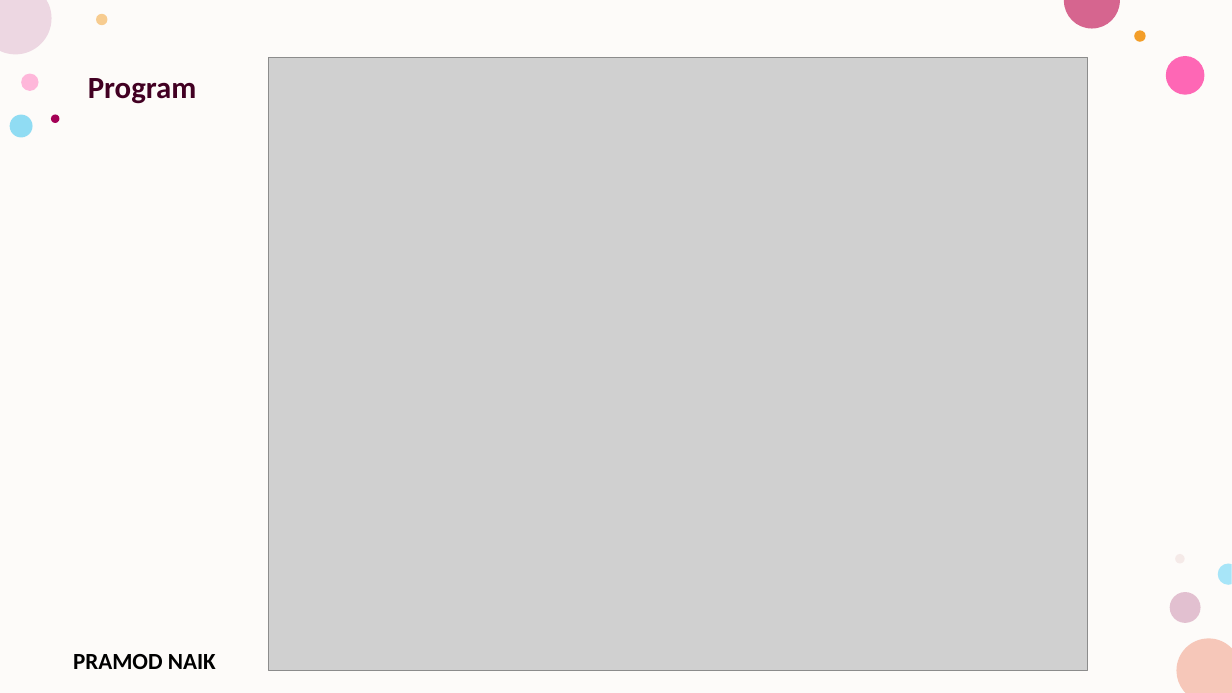
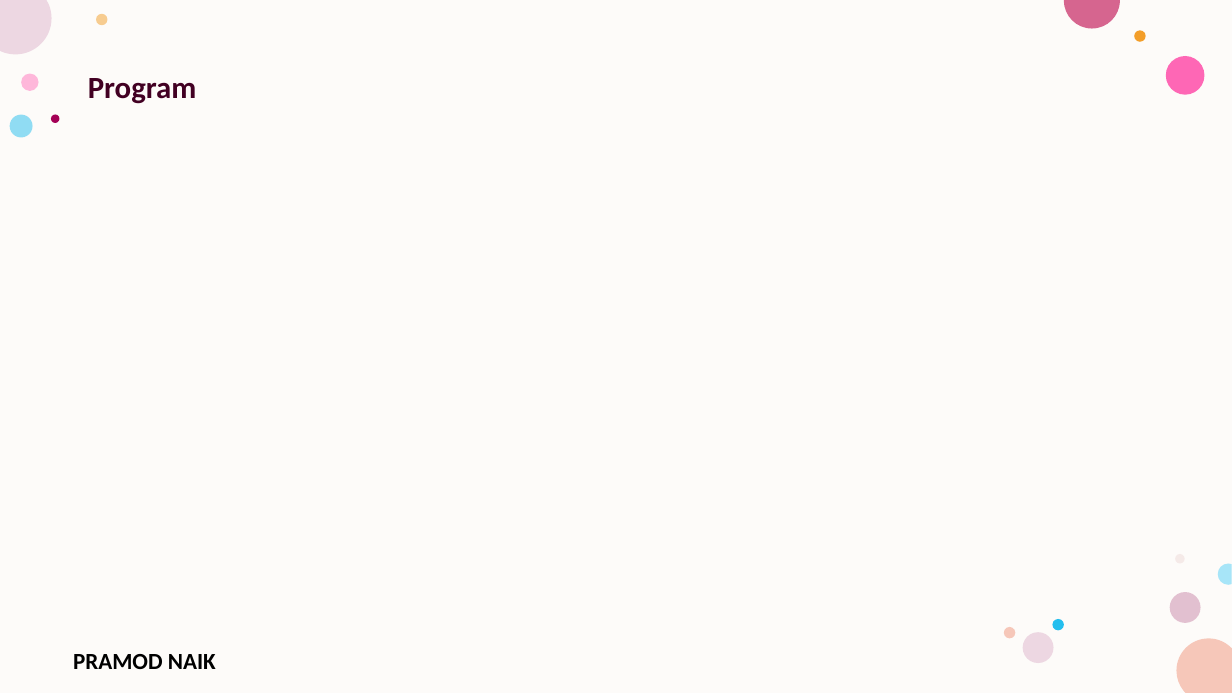
Before and after one commit to PRAMODNAIK-DEV/MCA-1st-Sem-Shridevi-College-Nov-2025, a slide deck: slide 62 of Theory Class-Notes/Unit-2 Arrays and Strings.pptx. Drawn at 1232x693 pixels with LibreOffice and Linux fonts; fonts in the diff are those of the drawing; grey boxes stand for pictures; background and template pictures are left out. Boxes give left, top, right and bottom in pixels: in the first picture for what was removed or moved away, otherwise in the second. Text is boxed around its words. In the diff, an @@ line names an element or a change of style, - is before the commit and + after.

```diff
--- a/Theory Class-Notes/Unit-2 Arrays and Strings.pptx
+++ b/Theory Class-Notes/Unit-2 Arrays and Strings.pptx
@@ picture removed at box(269, 57, 1089, 671) @@
@@ ellipse added at box(1004, 628, 1015, 639), fill #F6C7B9 @@
@@ ellipse added at box(1053, 619, 1064, 630), fill #24BEEE @@
@@ ellipse added at box(1023, 632, 1054, 663), fill #EDD7E2 @@
```
Also in this commit, not shown: 2 other slides changed.
